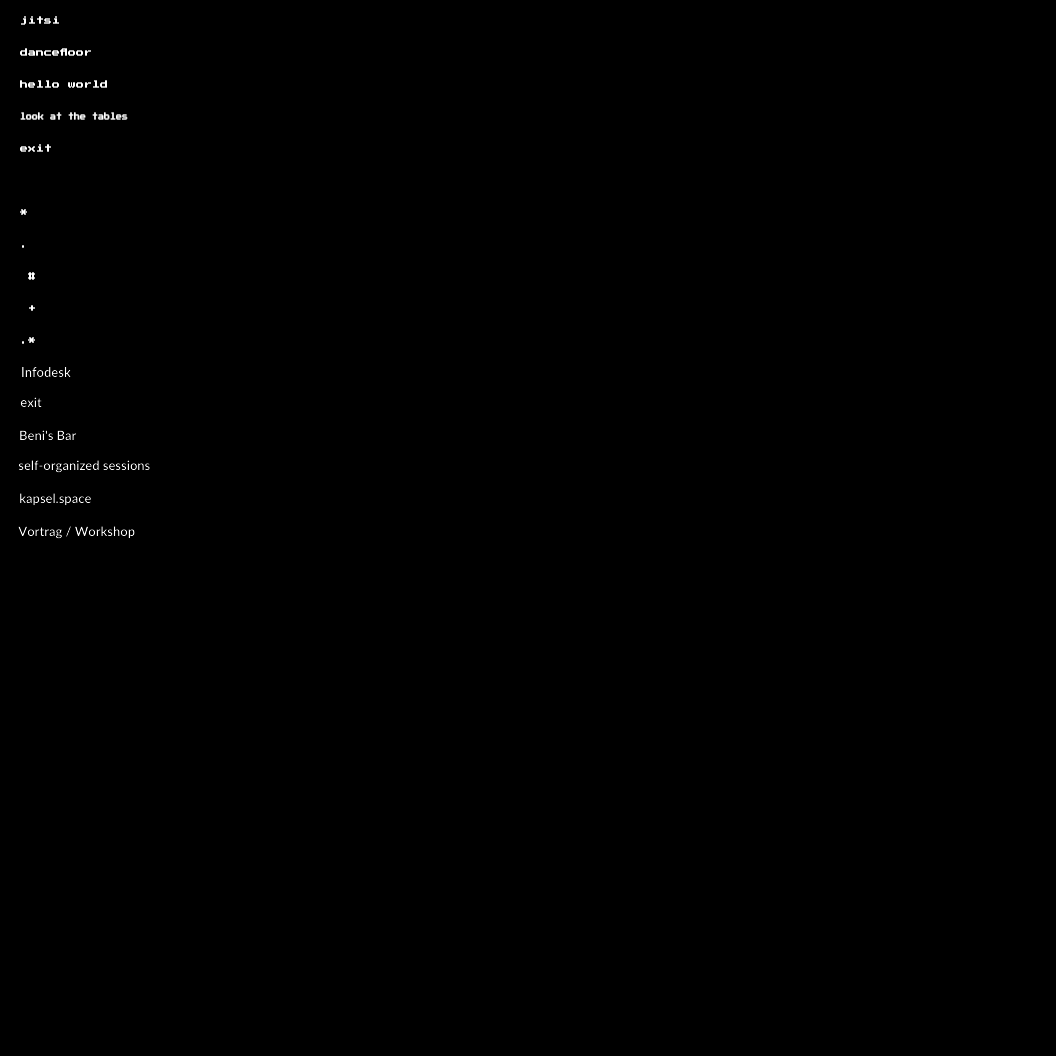
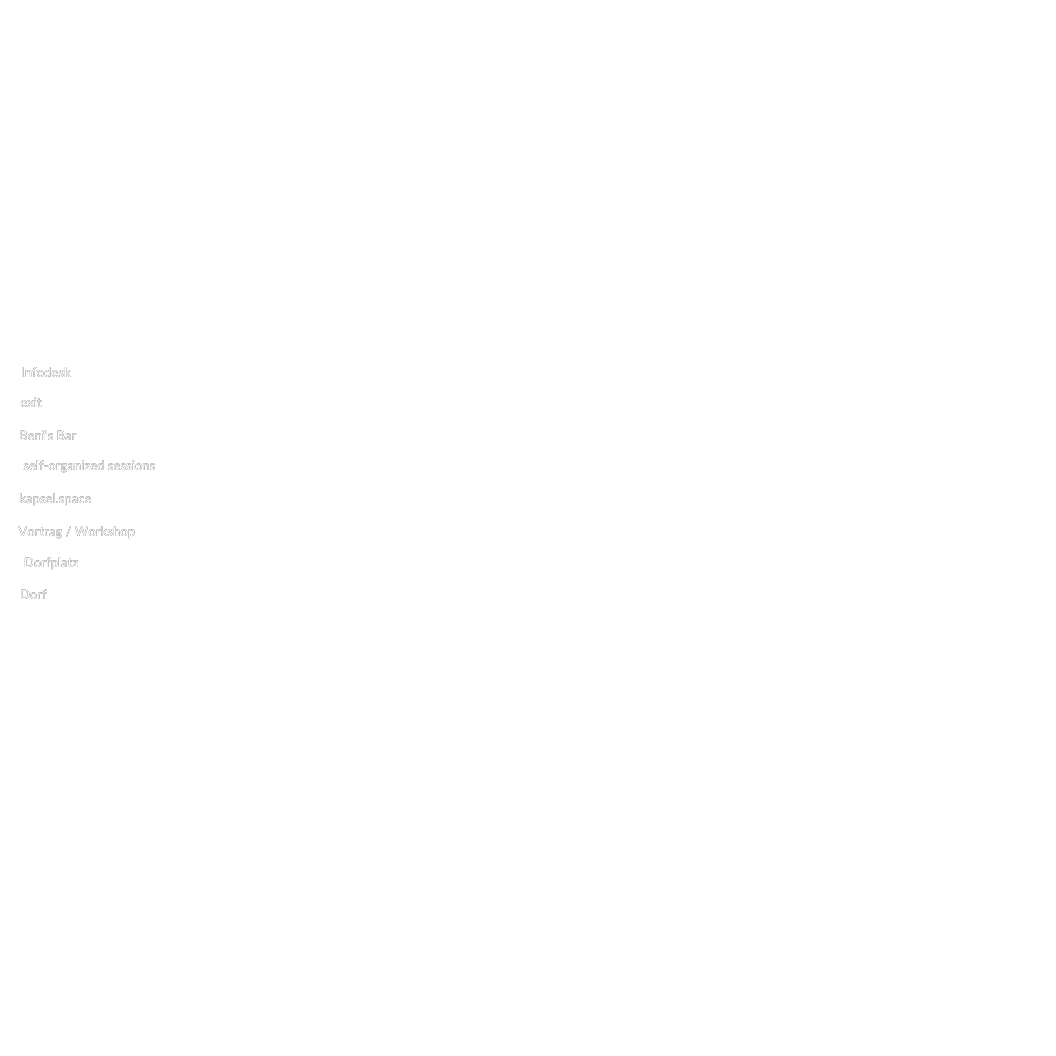
Layer changes from the first 1056px x 1056px image to the second:
painted on "Layer 1" over [0, 0, 1056, 1056]
hid "Layer 2", painted on it over [0, 0, 1056, 1056]
